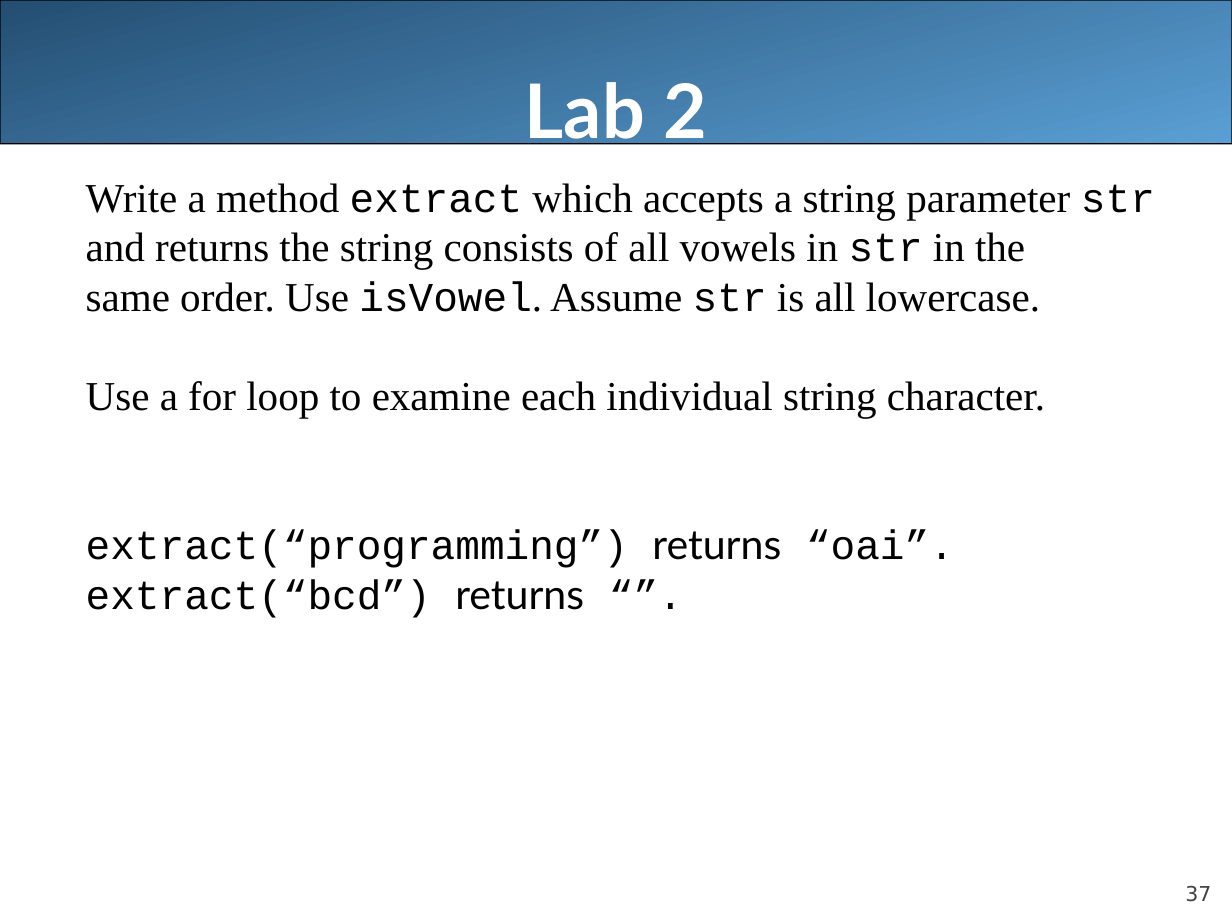
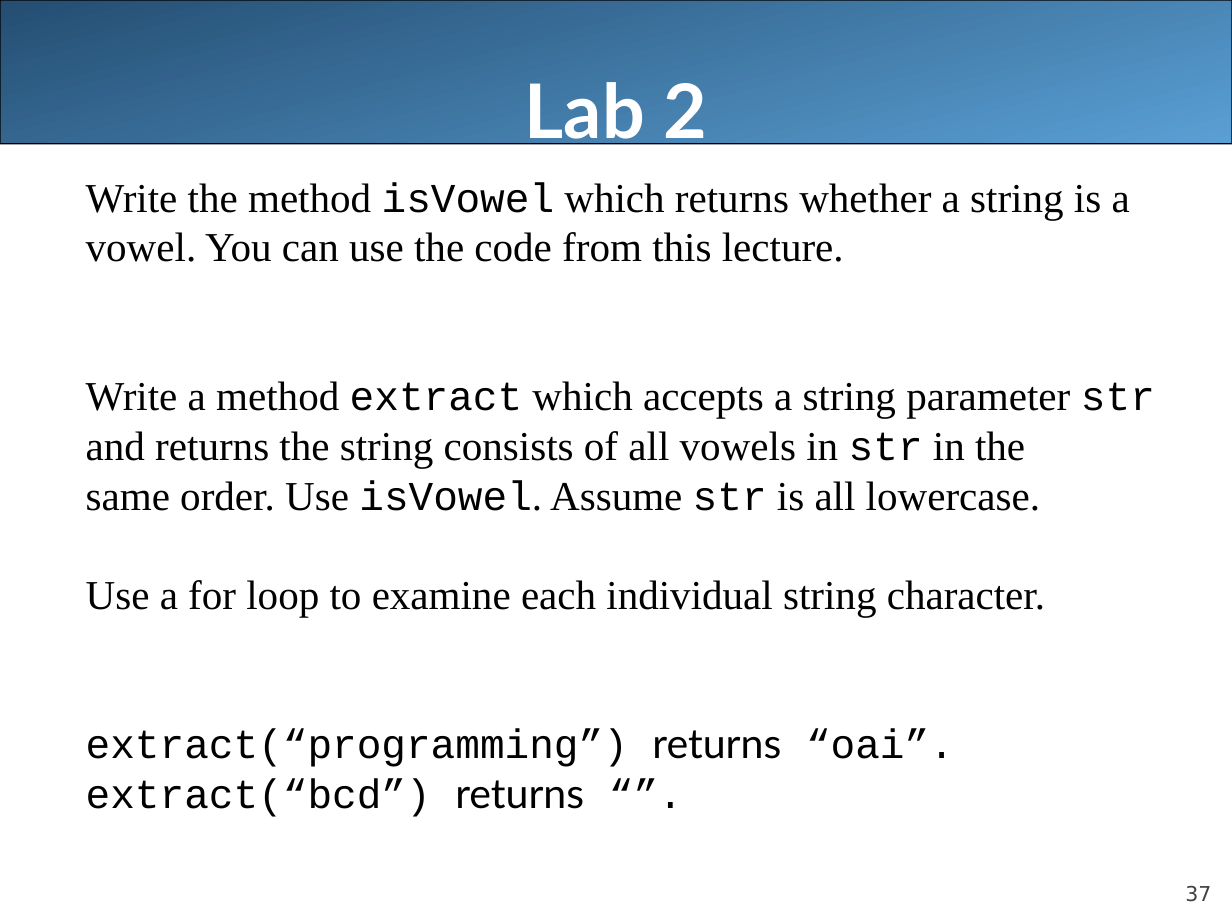
Before and after one commit to LongBaoNguyen/longbaonguyen.github.io, a slide deck: slide 37 of courses/apcsa/lecture8.ppt. Drawn at 1232x924 pixels with LibreOffice and Linux fonts; fonts in the diff are those of the drawing. Boxes give left, top, right and bottom in pixels: in the first picture for what was removed or moved away, otherwise in the second. Text is boxed around its words. In the diff, an @@ line names an element or a change of style, - is before the commit and + after.

```diff
--- a/courses/apcsa/lecture8.ppt
+++ b/courses/apcsa/lecture8.ppt
@@ text at box(86, 182, 1130, 262): paragraphs added @@
+  Write the method isVowel which returns whether a string is a
+  vowel. You can use the code from this lecture.
```
Also in this commit, not shown: 1 other slide changed, 1 slide removed, 3 other files.
